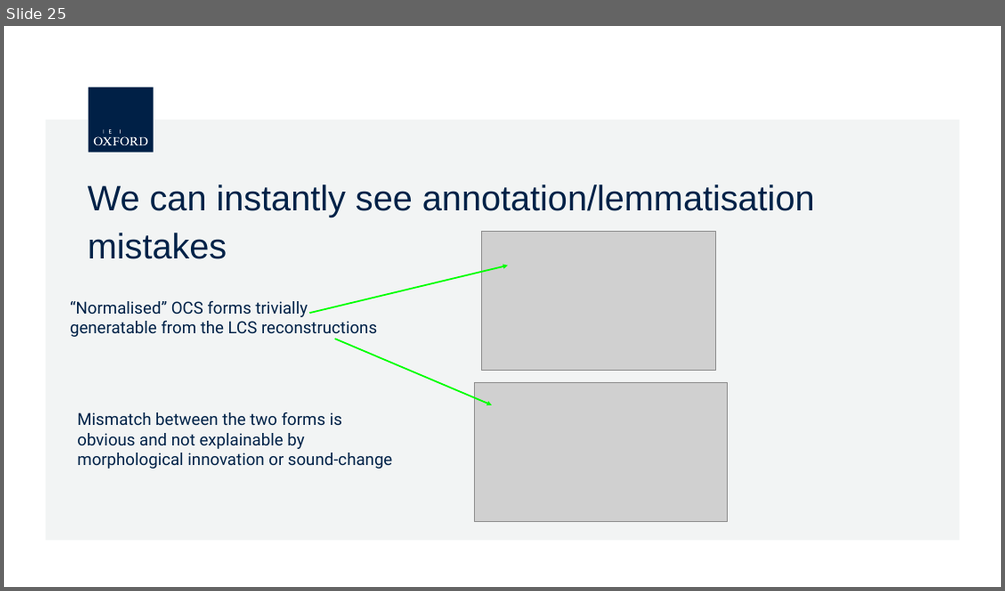
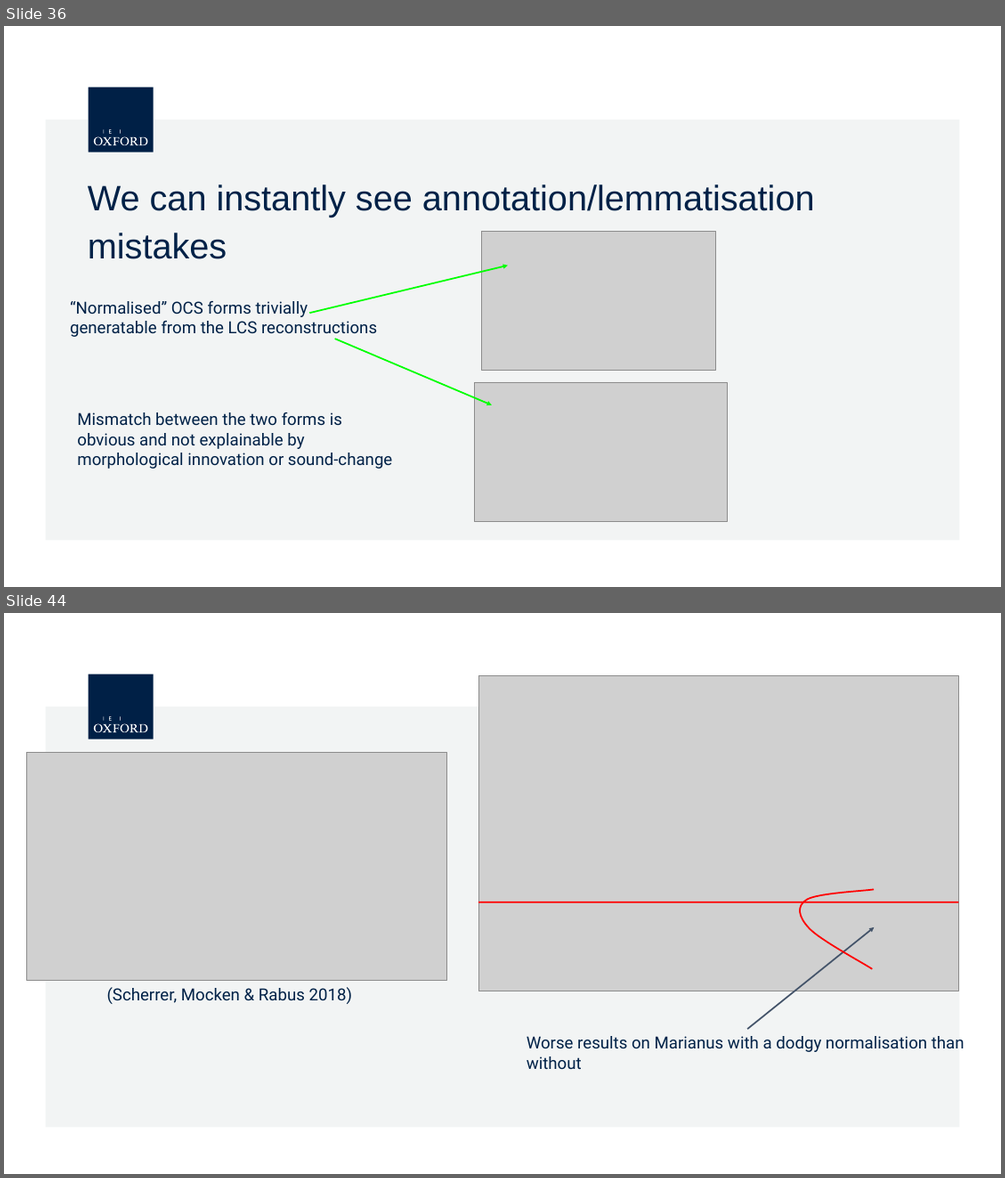
Before and after one commit to 12401453/torot_2023, a slide deck: presentation/Paris/computerised_phon_morph.pptx.odp. Shown one above the other, each under a label of ours: slide 25 before the commit, slides 36 and 44 after it; the slides between them are not shown. The pictures are 1005x591 and 1005x1178 pixels, drawn with LibreOffice and Linux fonts; fonts in the diff are those of the drawing; grey boxes stand for pictures; background and template pictures are left out. Boxes give left, top, right and bottom in pixels: in the first picture for what was removed or moved away, otherwise in the second. Text is boxed around its words. In the diff, an @@ line names an element or a change of style, - is before the commit and + after.

```diff
--- a/presentation/Paris/computerised_phon_morph.pptx.odp
+++ b/presentation/Paris/computerised_phon_morph.pptx.odp
@@ slide 44 added at box(4, 613, 1001, 1174), background #FFFFFF; not listed: 7 template elements that a slide beside it also shows @@
@@ picture added at box(478, 675, 958, 990) @@
@@ picture added at box(26, 752, 446, 980) @@
@@ line added from (478, 902) to (959, 902), #FF0000 3 pt @@
@@ freeform shape added at box(800, 889, 877, 969), outline #FF0000 3 pt @@
@@ arrow added from (747, 1029) to (874, 927), #44546A 3 pt @@
@@ text added at box(107, 987, 352, 1004), 32 pt, text #002147 @@
+(Scherrer, Mocken & Rabus 2018)
@@ text added at box(526, 1036, 964, 1069), 32 pt, text #002147 @@
+Worse results on Marianus with a dodgy normalisation than without
@@ what was slide 25 is now slide 36 @@
```
Also in this commit, not shown: 25 other slides added, 11 slides removed, 7 other files.
